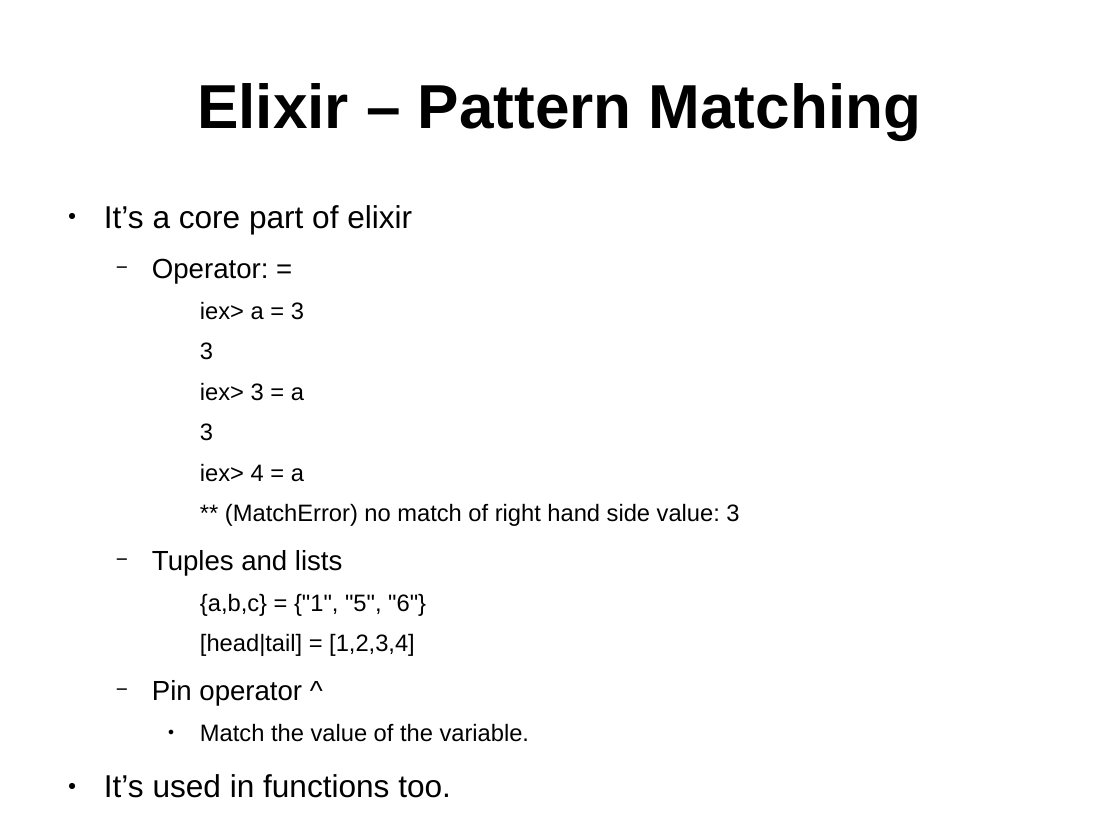
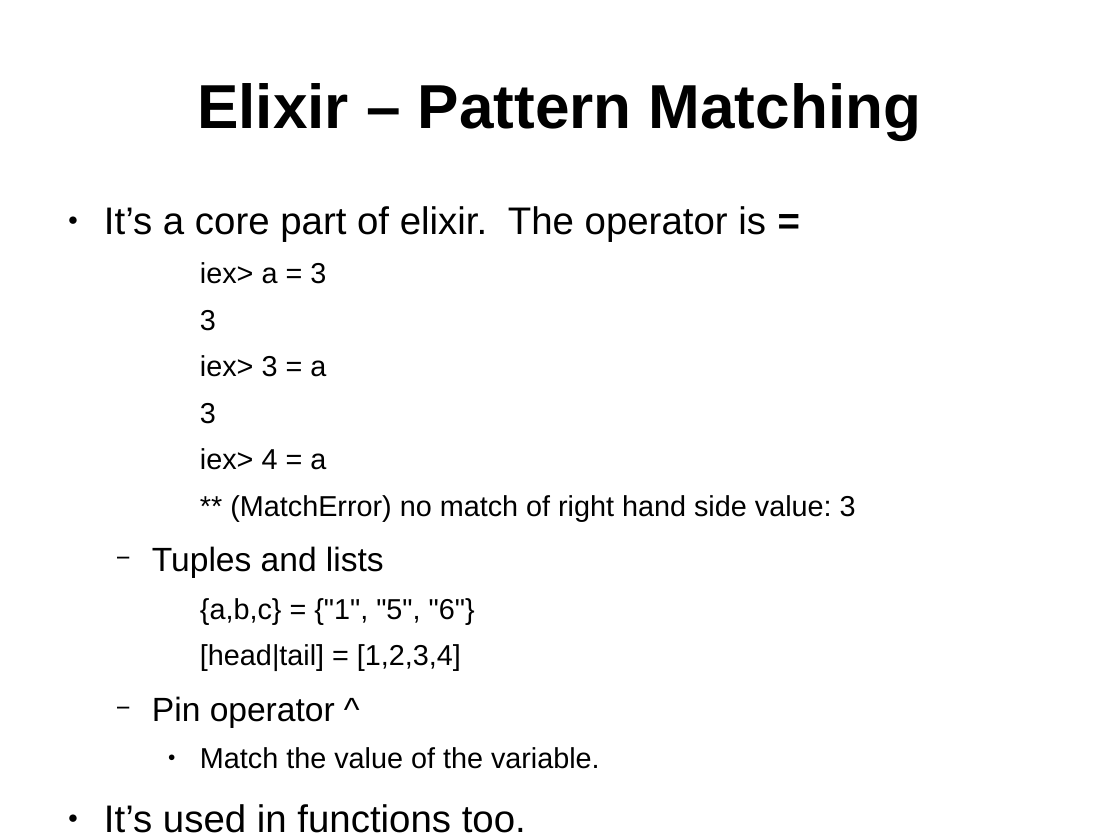
Before and after one commit to ramortegui/talks, a slide deck: slide 6 of elixir-basics.odp. Drawn at 1120x840 pixels with LibreOffice and Linux fonts; fonts in the diff are those of the drawing. Boxes give left, top, right and bottom in pixels: in the first picture for what was removed or moved away, otherwise in the second. Text is boxed around its words. In the diff, an @@ line names an element or a change of style, - is before the commit and + after.

```diff
--- a/elixir-basics.odp
+++ b/elixir-basics.odp
@@ text at [104, 206, 766, 242]: text changed; size 22.4 to 27.2 pt @@
-● It’s a core part of elixir
-  − Operator: =
+● It’s a core part of elixir. The operator is =
@@ text at [104, 262, 856, 833]: size 16.8 to 20.4 pt in "iex> a = 3", "3", "iex> 3 = a", "3" and 5 more places; size 19.6 to 23.8 pt in "Tuples and lists", "Pin operator ^"; size 22.4 to 27.2 pt in "It’s used in functions too." @@
```
Also in this commit, not shown: 7 other slides changed.
